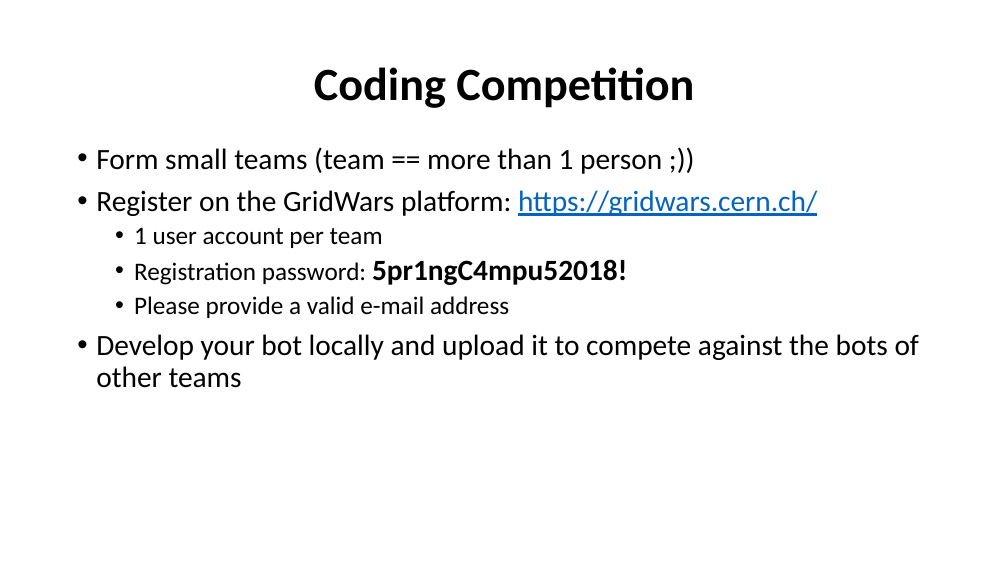
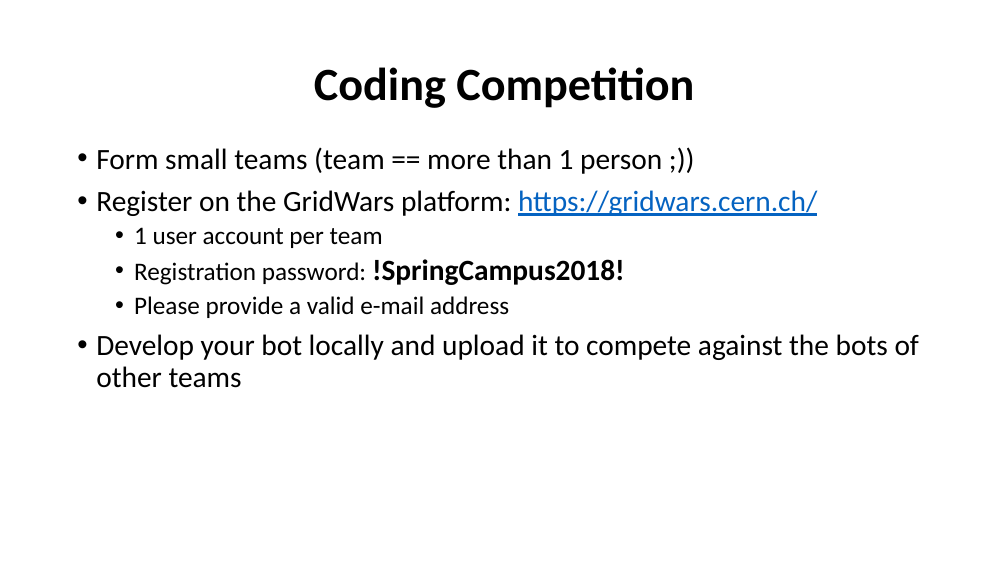
Before and after one commit to dkekel/gridwars, a slide deck: slide 7 of presentation/gridwars-intro-2018.pptx. Drawn at 1008x567 pixels with LibreOffice and Linux fonts; fonts in the diff are those of the drawing. Boxes give left, top, right and bottom in pixels: in the first picture for what was removed or moved away, otherwise in the second. Text is boxed around its words. In the diff, an @@ line names an element or a change of style, - is before the commit and + after.

Commit message:
Update slides and change registration password

```diff
--- a/presentation/gridwars-intro-2018.pptx
+++ b/presentation/gridwars-intro-2018.pptx
@@ text at box(134, 259, 625, 285): text changed @@
-  • Registration password: 5pr1ngC4mpu52018!
+  • Registration password: !SpringCampus2018!
```
Also in this commit, not shown: 2 other slides changed, 4 other files.
